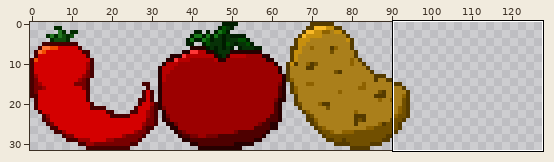
Sprite sheet, stored at godot/assets/plants/icons.png. Above: a wide view before the commit, with the close-up outlined.
Close-up. Earlier state:
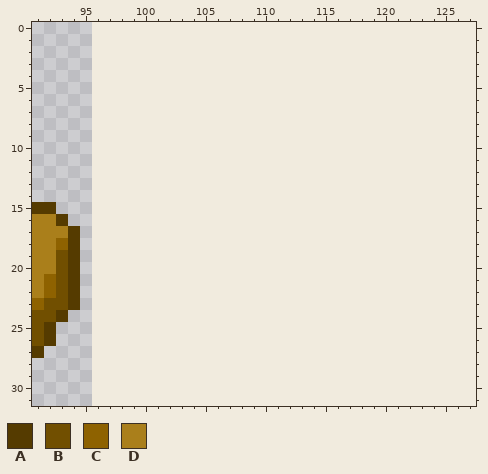
The file is 96x32 pixels. Shown: x 91..127, y 0..31. The old version is drawn lined up with the new one, on the new canvas.
Palette (. is transparent): A #553b00  B #714f00  C #8e6200  D #aa7f1b
Pixels before, first column x 91:
15 AA..
16 DDA.
17 DDDA
18 DDCA
19 DDBA
20 DDBA
21 DCBA
22 DCBA
23 CBBA
24 BBA.
25 BA..
26 BA..
27 A...
And afterwards:
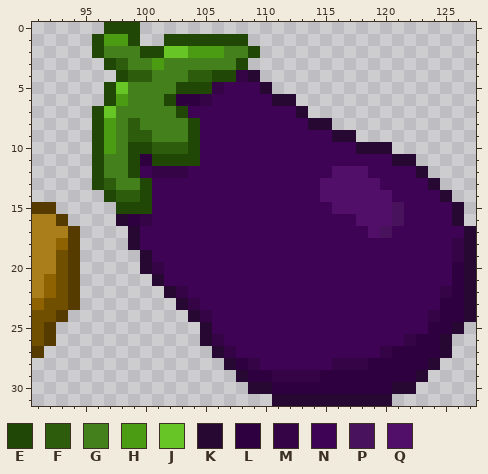
Colours new in this view: E #214707  F #2d5c0d  G #44801b  H #4b9c13  J #67c626  K #260832  L #2e0040  M #340447  N #3e0355  P #48135c  Q #510f6a
Diff:
canvas 96x32 -> 128x32
Changed rows in their new state; - is an unchanged pixel.
first column x 96:
 0 -EEE----------------------------
 1 EHHE--EEEEEEE-------------------
 2 EGGGEEJJHHHGGE------------------
 3 -EFGGHGGGGGGE-------------------
 4 --EFFGGGFFEEMK------------------
 5 -EJGGGGEEEMNNNK-----------------
 6 -EHGGGELLMNNNNNKK---------------
 7 EJGGGGGENNNNNNNNNK--------------
 8 EHGFGGGGENNNNNNNNNKK------------
 9 EHGFFGGGENNNNNNNNNNNKK----------
10 EHGEEFFFENNNNNNNNNNNNNKKK-------
11 EGGELEEEENNNNNNNNNNNNNNNNKK-----
12 EGGENMMMNNNNNNNNNNNNQQQNNNNK----
13 EFGGENNNNNNNNNNNNNNQQQQQNNNNK---
14 -EFFENNNNNNNNNNNNNNQQQQQQNNNNK--
15 --EEENNNNNNNNNNNNNNNQQQQQPNNNNK-
16 --KLMNNNNNNNNNNNNNNNNNQQQPNNNNK-
17 ---KNNNNNNNNNNNNNNNNNNNQPNNNNNNK
18 ---KNNNNNNNNNNNNNNNNNNNNNNNNNNMK
19 ----KNNNNNNNNNNNNNNNNNNNNNNNNNMK
20 ----KMNNNNNNNNNNNNNNNNNNNNNNNNLK
21 -----KNNNNNNNNNNNNNNNNNNNNNNNNLK
22 ------KMNNNNNNNNNNNNNNNNNNNNNMLK
23 -------KMNNNNNNNNNNNNNNNNNNNNLLK
24 --------KMNNNNNNNNNNNNNNNNNNMLLK
25 ---------KNNNNNNNNNNNNNNNNNNLLK-
26 ---------KMNNNNNNNNNNNNNNNMLLK--
27 ----------KMNNNNNNNNNNNNMLLLLK--
28 -----------KLMNNNNNNMMMLLLLLK---
29 ------------KLLMMMMLLLLLLLLK----
30 -------------KKLLLLLLLLLLKK-----
31 ---------------KKKKKKKKKK-------
